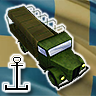
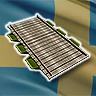
Two versions of the same layered image (96px x 96px). Layer-by-layer changes:
hid "Pontoon Truck" over (4, 6, 89, 91)
added layer "Pontoon Raft" above "LvAkan m/36 Truck" over (7, 15, 89, 80)
